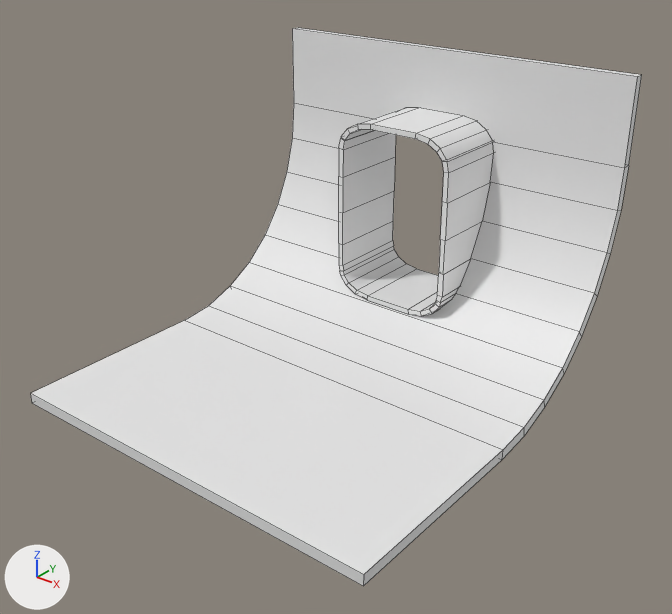
Two versions of the FBX model Assets/Assets/DinandSpul/FBX's/BasicKit/Big_Wall_Door_A.fbx, one commit apart.
Camera for both pictures: a 50 mm lens placed at (7.08, -4.17, 5.28), pointed at (2.24, 1.88, 1.53). Every picture has the same lights, and +X, +Y and +Z are marked at lower left. The first picture is the older version. Mesh edges are drawn as thin lines. Where no turn or scale is listed for an object, it has been applied to the vertices.

In view in the first picture: 'Big_Wall_Door_A'.
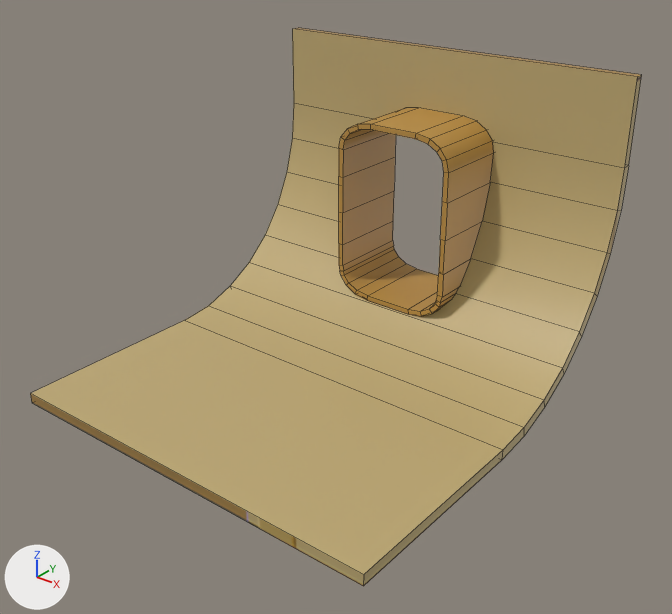
The edits, one by one:
Picture 'TextureV1.png' (img_texturev1_png) is new.
Material 'Metal' (mat_metal) is new.
Its texture is img_texturev1_png.
me_cylinder_004 is used by ob_big_wall_door_a; location (0.0, 0.0, 0.0).
me_cylinder_004 had 224 vertices, 190 faces and spanned x 0.0..4.0, y 0.0..4.0, z 0.54..3.54.
me_cylinder_004 now has 216 vertices, 182 faces and spans x 0.0..4.0, y 0.0..4.0, z 0.54..3.54.
Part 1, on me_cylinder_004:
4 vertices are removed from x 2.57..2.63, y 3.06..3.99, z 2.69..2.71.
8 faces are deleted.
4 new faces join them.
Part 2, on me_cylinder_004:
4 vertices are removed from x 1.36..1.41, y 3.06..3.99, z 2.69..2.71.
8 faces are deleted.
4 new faces join them.
me_cylinder_004 part 3: 174 faces spanning x 0.0..4.0, y 0.0..4.0, z 0.54..3.54 switch from no material to mat_metal (picture img_texturev1_png).

Changed parts and their boxes (x1, y1, x2, y2) in the pictures (672 x 614 px):
part 1 of me_cylinder_004, reshaped: (442, 141, 494, 173) in both
part 2 of me_cylinder_004, reshaped: (339, 130, 388, 149) in both
part 3 of me_cylinder_004, recoloured (white to yellow): (30, 28, 642, 586) in both
